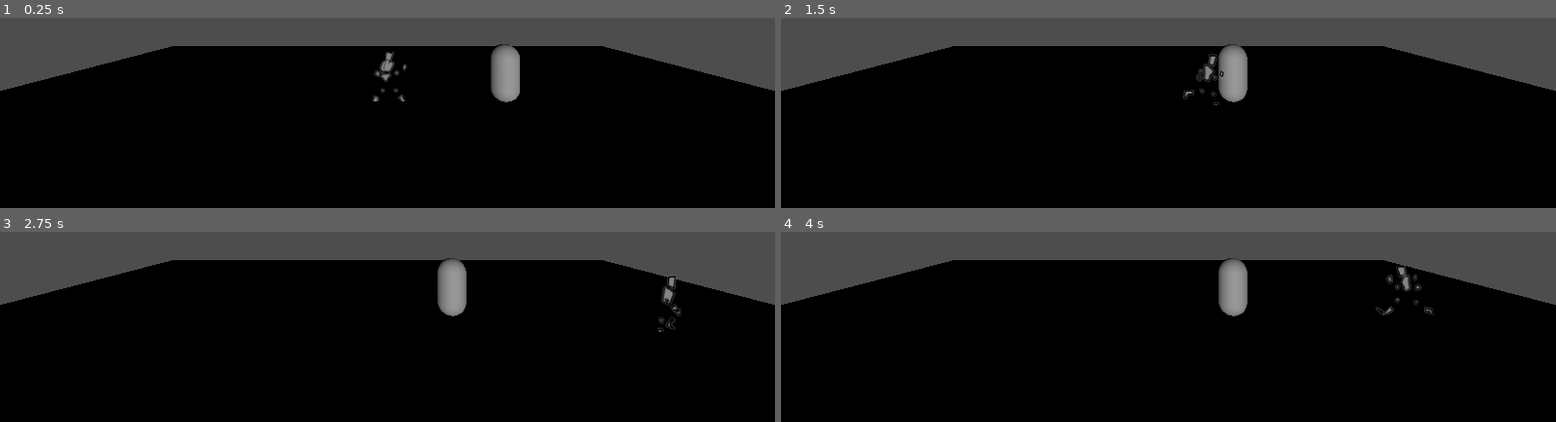
Above: before the commit, frames 1-4 (two rows, left to right).
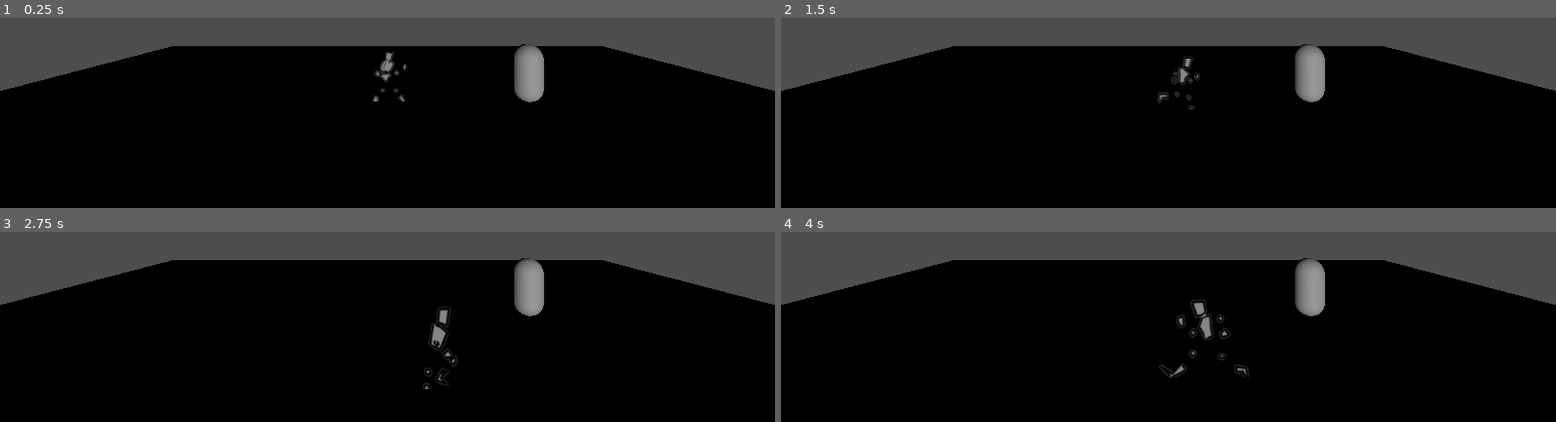
Above: after the commit, the same moments.

Repository: Brian-Astorga-Zepeda/Chronoseum
Game: Godot game, scene res://main.tscn
Same seed, same stepped clock (60 frames per second), same inputs: the game is played once before the commit and once after it.
Inputs:
- Up to frame 1 (0.25 s): no input
- Up to frame 2 (1.5 s): hold D (move_right) 0.53-1.28 s; tap J (attack) at 0.6, 1.35 s; hold S (move_back) from 1.28 s (still down)
- Up to frame 3 (2.75 s): release S (move_back) at 2.03 s; hold D (move_right) from 2.03 s (still down); tap K (dodge) at 2.1 s; tap J (attack) at 2.3 s
- Up to frame 4 (4 s): release D (move_right) at 2.78 s; hold W (move_forward) 2.78-3.53 s; tap J (attack) at 2.85, 3.6 s; hold A (move_left) from 3.53 s (still down)

The runs differ from the first frame. In frame 1, 1.9% of the frame differs, in the area x 63-71%, y 13-45%; in frame 2, 2.6%; in frame 3, 2.7%; in frame 4, 2.9%, in the area x 48-85%, y 13-77%.

Commit message:
added attack statesgit add .!

Diff:
--- a/player.tscn
+++ b/player.tscn
@@ -9,12 +9,13 @@
 [ext_resource type="Texture2D" uid="uid://diro5yjtwswi" path="res://sprite/gameplaceholder/RUN_0000.png" id="7_b26j0"]
 [ext_resource type="Texture2D" uid="uid://o2ds2xoedx8m" path="res://sprite/gameplaceholder/RUN_0001.png" id="8_n7ghd"]
 [ext_resource type="Texture2D" uid="uid://cqpr5ekgmxmnc" path="res://sprite/gameplaceholder/RUN_0002.png" id="9_nvl01"]
+[ext_resource type="Script" uid="uid://bfvwh6ngjvpgd" path="res://scripts/hurtbox.gd" id="10_n7ghd"]
+
+[sub_resource type="CapsuleShape3D" id="CapsuleShape3D_yf5fn"]
 
 [sub_resource type="CapsuleShape3D" id="CapsuleShape3D_g4v7s"]
 
 [sub_resource type="CapsuleMesh" id="CapsuleMesh_g4v7s"]
-
-[sub_resource type="BoxMesh" id="BoxMesh_yf5fn"]
 
 [sub_resource type="BoxShape3D" id="BoxShape3D_yf5fn"]
 
@@ -52,6 +53,12 @@
 [node name="PLAYER" type="CharacterBody3D" unique_id=724059664 groups=["Player"]]
 script = ExtResource("1_i3pqv")
 
+[node name="hurtbox" type="Area3D" parent="." unique_id=1742899152]
+script = ExtResource("10_n7ghd")
+
+[node name="CollisionShape3D" type="CollisionShape3D" parent="hurtbox" unique_id=315432907]
+shape = SubResource("CapsuleShape3D_yf5fn")
+
 [node name="CollisionShape3D" type="CollisionShape3D" parent="." unique_id=698632440]
 visible = false
 shape = SubResource("CapsuleShape3D_g4v7s")
@@ -61,11 +68,6 @@
 
 [node name="MeshInstance3D" type="MeshInstance3D" parent="Pivot" unique_id=215554375]
 mesh = SubResource("CapsuleMesh_g4v7s")
-skeleton = NodePath("../..")
-
-[node name="MeshInstance3D2" type="MeshInstance3D" parent="Pivot/MeshInstance3D" unique_id=1658622254]
-transform = Transform3D(0.8, 0, 0, 0, 0.2, 0, 0, 0, 0.2, 0, 0.5, 0.5)
-mesh = SubResource("BoxMesh_yf5fn")
 skeleton = NodePath("../..")
 
 [node name="WeaponHitbox" type="Area3D" parent="Pivot" unique_id=382025292]
--- a/scripts/controller.gd
+++ b/scripts/controller.gd
@@ -101,10 +101,8 @@
 
 
 func _hitstun_state() -> void:
-	print("IM ON HITSTUN!!")
 	velocity.x = 0
 	velocity.z = 0
 	if state_time > hitstun_duration:
-		print("IM NOT ANYMORE!!")
 		state_time = 0
 		state = State.IDLE
--- a/scripts/enemycontroller.gd
+++ b/scripts/enemycontroller.gd
@@ -4,12 +4,21 @@
 @export var gravity: float = 20.0
 @export var attack_range: float = 1.8
 var player: Node3D = null
-enum State { CHASE, HITSTUN }
+enum State { CHASE, ATTACK, HITSTUN }
 
+enum AttackPhase {WINDUP, ACTIVE, RECOVER} #DERIVA DEL ESTADO DE ATAQUE, DEBERIA HACER MÁS FACIL INTEGRAR ANIMACIONES
+
+var attack_phase: AttackPhase
+var phase_time: float = 0.0
 var state: State = State.CHASE
 var state_time: float = 0.0
 @export var hitstun_duration: float = 5.0
 @onready var combat: Node = $CombatComponent
+@onready var weapon_hitbox: Area3D = $Pivot/WeaponHitbox
+@export var windup_duration: float = 0.6
+@export var active_duration: float = 0.2
+@export var recover_duration: float = 0.5
+
 
 # Called when the node enters the scene tree for the first time.
 func _ready() -> void:
@@ -61,9 +70,34 @@
 			velocity.x = 0
 			velocity.z = 0
 func _hitstun_state() -> void:
-	print("IM ON HITSTUN!!")
 	velocity.x = 0
 	velocity.z = 0
 	if state_time > hitstun_duration:
-		print("IM NOT ANYMORE!!")
 		state = State.CHASE
+
+func enter_atack() -> void:
+	#entra en attackphase e inicia el windup
+	state = State.ATTACK
+	state_time = 0.0
+	attack_phase = AttackPhase.WINDUP
+	phase_time = 0.0
+	#insert windup anim LOL
+
+func state_atack(delta: float) -> void:
+	#maneja las fases
+	phase_time += delta
+	match attack_phase:
+		AttackPhase.WINDUP:
+			#velocity = 0 y el enemigo aun puede mirar al jugador
+			velocity.x = 0
+			velocity.z = 0
+			if phase_time >= windup_duration:
+				AttackPhase.ACTIVE
+		AttackPhase.ACTIVE:
+			weapon_hitbox.monitoring = true
+			if phase_time >= windup_duration + active_duration:
+				AttackPhase.RECOVER
+		AttackPhase.RECOVER:
+			if phase_time <= windup_duration + active_duration + recover_duration:
+				AttackPhase.WINDUP
+				State.CHASE
--- a/testdummy.tscn
+++ b/testdummy.tscn
@@ -3,12 +3,17 @@
 [ext_resource type="Script" uid="uid://dokvdl3mktk1j" path="res://scripts/enemycontroller.gd" id="1_3clko"]
 [ext_resource type="Script" uid="uid://bfvwh6ngjvpgd" path="res://scripts/hurtbox.gd" id="1_cxp23"]
 [ext_resource type="Script" uid="uid://c7xvu2vx4o1rq" path="res://scripts/combatcomponent.gd" id="2_3clko"]
+[ext_resource type="Script" uid="uid://fxdw0q204pqr" path="res://scripts/hitbox.gd" id="4_wph11"]
 
 [sub_resource type="CapsuleShape3D" id="CapsuleShape3D_57qmd"]
 
 [sub_resource type="CapsuleMesh" id="CapsuleMesh_57qmd"]
 
 [sub_resource type="CapsuleShape3D" id="CapsuleShape3D_g4v7s"]
+
+[sub_resource type="CapsuleMesh" id="CapsuleMesh_g4v7s"]
+
+[sub_resource type="BoxShape3D" id="BoxShape3D_g4v7s"]
 
 [node name="ENEMYTEMPLATE" type="CharacterBody3D" unique_id=670355334]
 script = ExtResource("1_3clko")
@@ -27,3 +32,15 @@
 
 [node name="CollisionShape3D" type="CollisionShape3D" parent="." unique_id=1050790292]
 shape = SubResource("CapsuleShape3D_g4v7s")
+
+[node name="Pivot" type="Node3D" parent="." unique_id=1108206809]
+
+[node name="MeshInstance3D" type="MeshInstance3D" parent="Pivot" unique_id=2056618923]
+mesh = SubResource("CapsuleMesh_g4v7s")
+
+[node name="WeaponHitbox" type="Area3D" parent="Pivot" unique_id=1884818550]
+monitorable = false
+script = ExtResource("4_wph11")
+
+[node name="CollisionShape3D" type="CollisionShape3D" parent="Pivot/WeaponHitbox" unique_id=1848425798]
+shape = SubResource("BoxShape3D_g4v7s")
